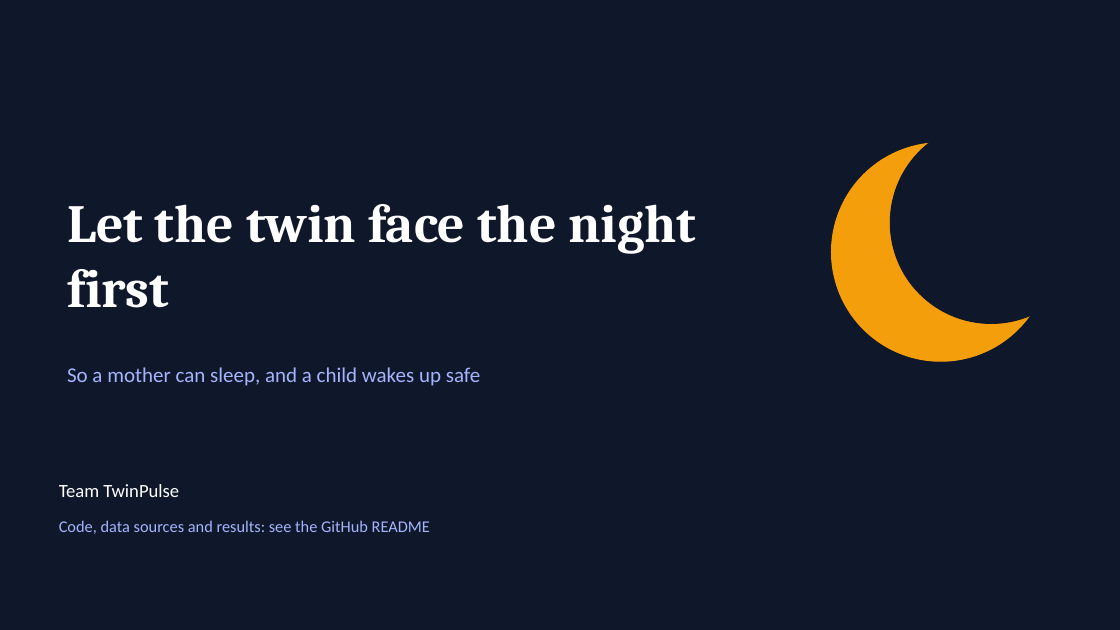
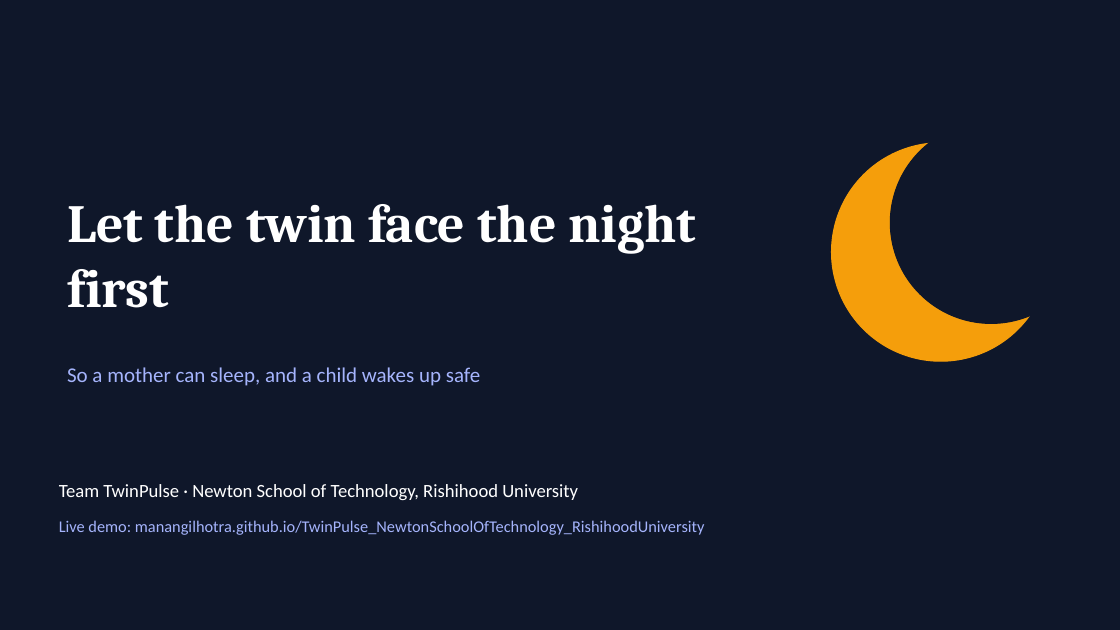
Before and after one commit to MananGilhotra/TwinPulse_NewtonSchoolOfTechnology_RishihoodUniversity, a slide deck: slide 18 of docs/TwinPulse_Presentation.pptx. Drawn at 1120x630 pixels with LibreOffice and Linux fonts; fonts in the diff are those of the drawing. Boxes give left, top, right and bottom in pixels: in the first picture for what was removed or moved away, otherwise in the second. Text is boxed around its words. In the diff, an @@ line names an element or a change of style, - is before the commit and + after.

Commit message:
NightTwin: live browser demo, team and college details, narrated video tooling
- Static live demo on GitHub Pages; twin ported to JavaScript (dashboard/src/twin.js)
- Shareable demo states via URL (e.g. #patient/TP-001?snack=15&shift=90)
- Branding: NightTwin by Team TwinPulse, Newton School of Technology, Rishihood University
- README: live demo, video link, T1D rationale, brief compliance
- Narrated walkthrough generator (scripts/make_video.py); deck and architecture rebranded

```diff
--- a/docs/TwinPulse_Presentation.pptx
+++ b/docs/TwinPulse_Presentation.pptx
@@ text at (59, 484, 578, 500): text changed @@
-Team TwinPulse
+Team TwinPulse · Newton School of Technology, Rishihood University
@@ text at (59, 520, 705, 535): text changed @@
-Code, data sources and results: see the GitHub README
+Live demo: manangilhotra.github.io/TwinPulse_NewtonSchoolOfTechnology_RishihoodUniversity
```
Also in this commit, not shown: 17 other slides changed, 50 other files.
